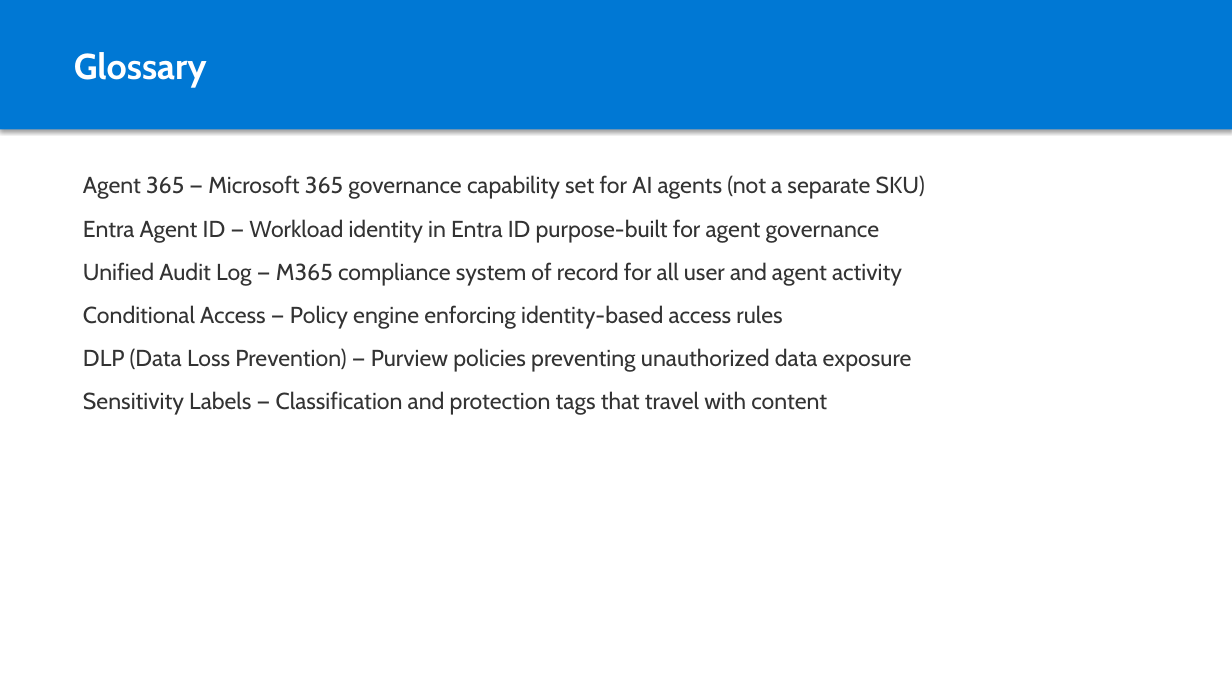
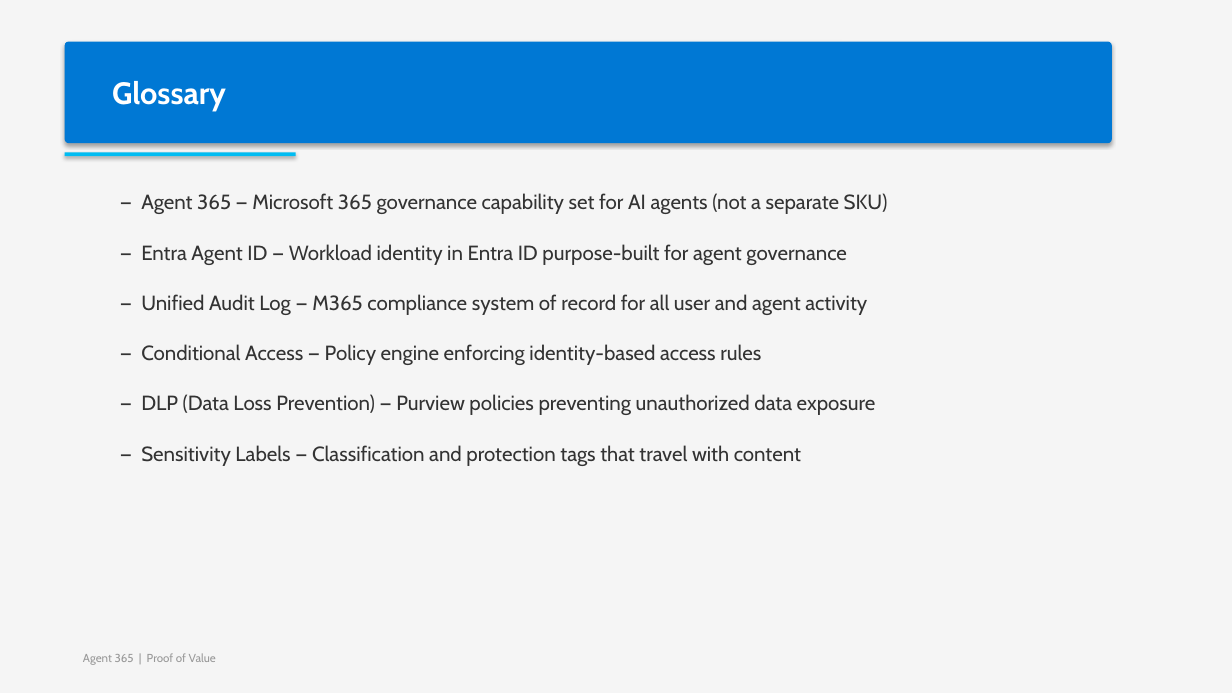
Before and after one commit to cloudtoso/Agent-365-POC, a slide deck: slide 44 of Agent365-PoV-Deck.pptx. Drawn at 1232x693 pixels with LibreOffice and Linux fonts; fonts in the diff are those of the drawing. Boxes give left, top, right and bottom in pixels: in the first picture for what was removed or moved away, otherwise in the second. Text is boxed around its words. In the diff, an @@ line names an element or a change of style, - is before the commit and + after.

```diff
--- a/Agent365-PoV-Deck.pptx
+++ b/Agent365-PoV-Deck.pptx
@@ rectangle added at [0,0,1232,693], fill #F5F5F5 @@
@@ rounded rectangle "Glossary": place and size @@
-rounded rectangle "Glossary" at [0,0,1232,129]
+rounded rectangle "Glossary" at [65,42,1112,143]
@@ rounded rectangle "Glossary" at [65,42,1112,143]: size 28 to 24 pt; rectangle to rounded rectangle @@
@@ rectangle added at [65,152,296,156], fill #00BCF2 @@
@@ text at [141,193,888,466]: text changed; size 18 to 16 pt @@
-Agent 365 — Microsoft 365 governance capability set for AI agents (not a separate SKU)
-Entra Agent ID — Workload identity in Entra ID purpose-built for agent governance
-Unified Audit Log — M365 compliance system of record for all user and agent activity
-Conditional Access — Policy engine enforcing identity-based access rules
-DLP (Data Loss Prevention) — Purview policies preventing unauthorized data exposure
-Sensitivity Labels — Classification and protection tags that travel with content
+— Agent 365 — Microsoft 365 governance capability set for AI agents (not a separate SKU)
+— Entra Agent ID — Workload identity in Entra ID purpose-built for agent governance
+— Unified Audit Log — M365 compliance system of record for all user and agent activity
+— Conditional Access — Policy engine enforcing identity-based access rules
+— DLP (Data Loss Prevention) — Purview policies preventing unauthorized data exposure
+— Sensitivity Labels — Classification and protection tags that travel with content
@@ text added at [83,653,216,665], 9 pt, text #999999 @@
+Agent 365 | Proof of Value
```
Also in this commit, not shown: 43 other slides changed, 1 other file.
